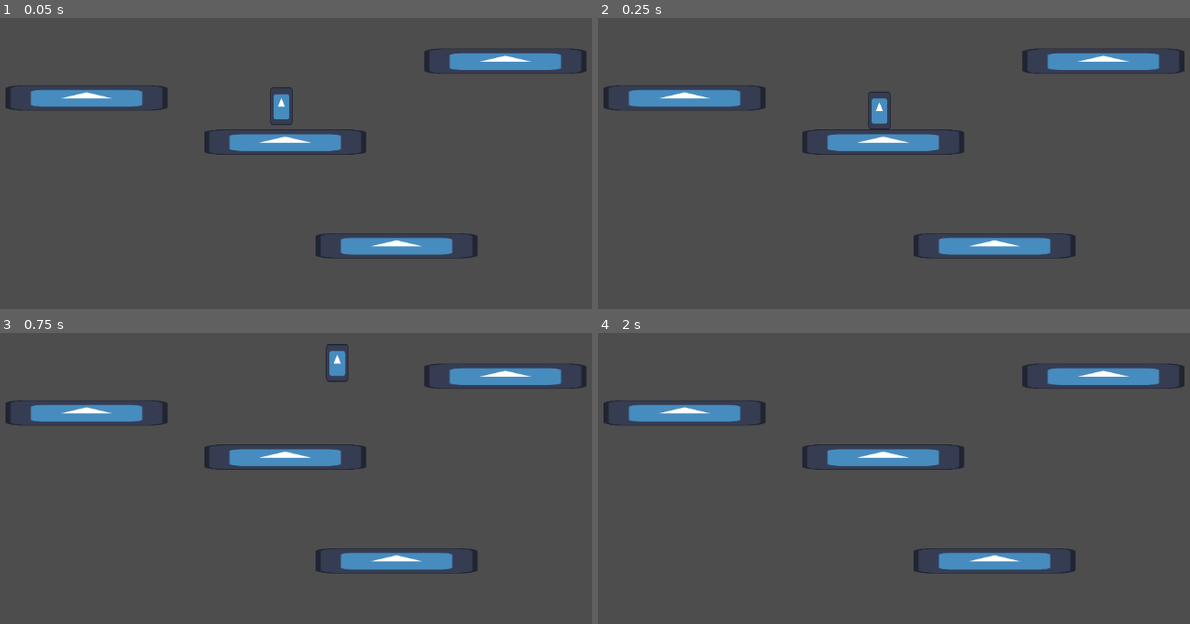
Above: before the commit, frames 1-4 (two rows, left to right).
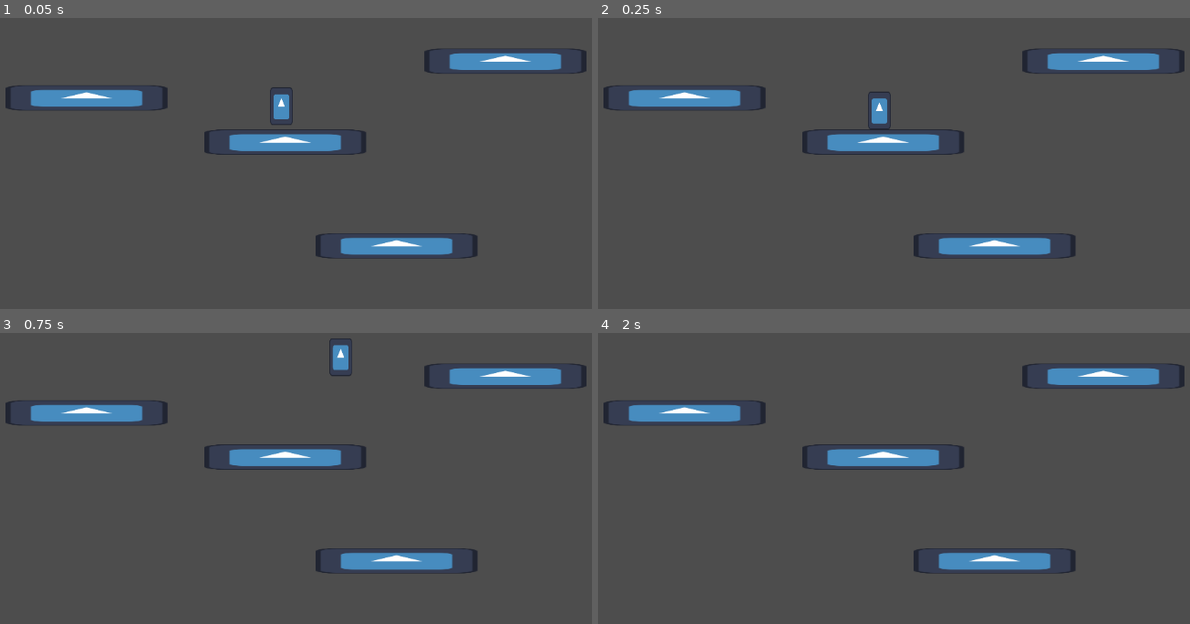
Above: after the commit, the same moments.

Repository: KralikoGames/LudumDare2022
Game: Godot game, scene res://TestingOnly.tscn
The game is run twice, just before and just after one commit, with the same random seed, the same clock (stepped at 60 frames per second) and the same inputs. The engine's default icon, where the game draws it, is replaced by a stand-in: a white triangle on a blue panel in a dark square.
Inputs:
- Up to frame 1 (0.05 s): no input
- Up to frame 2 (0.25 s): no input
- Up to frame 3 (0.75 s): tap Enter (ui_accept) at 0.5, 0.6 s; hold Right (ui_right) from 0.53 s (still down)
- Up to frame 4 (2 s): keep holding Right (ui_right); tap Enter (ui_accept) at 0.77, 1.07, 1.35, 1.52, 1.82 s

The runs differ from the first frame. In frame 3, 0.3% of the frame differs, in the area x 55-60%, y 1-17%; in frame 4, nothing differs.

Commit message:
Added bull$$ Like apex boost

Diff:
--- a/Scripts/Player.gd
+++ b/Scripts/Player.gd
@@ -1,15 +1,16 @@
 extends CharacterBody2D
 
 
-@export var SPEED = 80
+@export var SPEED = 50
 @export var JUMP_VELOCITY = -400
 @export var SHORT_HOP_MODIFIER = 5
 const APEX_JUMP_THRESHOLD = 10
-const APEX_BONUS = 1
-const MIN_FALL_SPEED = 0
-const MAX_FALL_SPEED = 0
+const APEX_BONUS = 100
+const MIN_FALL_SPEED = 800
+const MAX_FALL_SPEED = 1000
 @export var GROUND_FRICTION = 0.80
 @export var COYOTE_TIME = 0.09
+const MAX_SPEED = 200
 
 
 # Get the gravity from the project settings to be synced with RigidBody nodes.
@@ -17,12 +18,14 @@
 # var gravity = 100
 var time_since_fall = 0
 var saved_jump = false
+var jumping = false
 
 
 func _physics_process(delta):
 	var direction = Input.get_axis("ui_left", "ui_right")
 
 	if is_on_floor():
+		jumping = false
 		time_since_fall = 0
 	else:
 		time_since_fall += delta
@@ -32,21 +35,31 @@
 	# Handle Jump.
 	if Input.is_action_just_pressed("ui_accept") and is_on_floor():
 		velocity.y = JUMP_VELOCITY
+		jumping = true
 	elif Input.is_action_just_pressed("ui_accept") and time_since_fall < COYOTE_TIME:
 		velocity.y = JUMP_VELOCITY
+		jumping = true
 	elif Input.is_action_just_pressed("ui_accept"):
 		# Save jump
 		saved_jump = true
 	elif is_on_floor() and saved_jump:
 		velocity.y = JUMP_VELOCITY
+		jumping = true
 		saved_jump = false
 
 	# reset saved jump
 	if Input.is_action_just_released("ui_accept"):
 		saved_jump = false
 
+	# _apexPoint = Mathf.InverseLerp(_jumpApexThreshold, 0, Mathf.ABs(velocity.y));
+	var apex_point = inverse_lerp(500, 0, abs(velocity.y))
+
+	# var apexBoost = Mathf.Sign(Input.X)* _apexBonus * _apex'Point;
+	var apex_boost = direction * APEX_BONUS * apex_point
 
 
+	#fallSpeed = Mathf.Lerp(_minFallSpeed, _maxFallSpeed, _apexPoint)
+	gravity = lerpf(MIN_FALL_SPEED, MAX_FALL_SPEED, apex_point)
 
 	#  Add the gravity and chec kfor short hop
 	if Input.is_action_just_released("ui_accept") and not is_on_floor() and velocity.y < 0:
@@ -56,16 +69,28 @@
 
 
 	# Increases as you get closer to the apex
-	var apex_point = inverse_lerp(1000, 0, abs(velocity.y))
-
-	var apex_bonus = APEX_BONUS * apex_point
-	print(apex_bonus)
-
-	# Get the input direction and handle the movement/deceleration.
-	# As good practice, you should replace UI actions with custom gameplay actions.
-	velocity.x += direction * SPEED
-	velocity.x*= GROUND_FRICTION
 
 
 
+	# _currentHorizontalSpeed += apexBoots * Time.deltaTime;
+
+
+
+
+
+	if direction > 0:
+		velocity.x = min(velocity.x+SPEED, MAX_SPEED)
+	elif direction < 0:
+		velocity.x = max(velocity.x-SPEED, -MAX_SPEED)
+	elif is_on_floor():
+		velocity.x = lerpf(velocity.x, 0, 0.2)
+	else:
+		velocity.x = lerpf(velocity.x, 0, 0.02)
+
+	# here is the boost
+	print(jumping)
+	if jumping:
+		velocity.x += apex_boost
+
+
 	move_and_slide()
